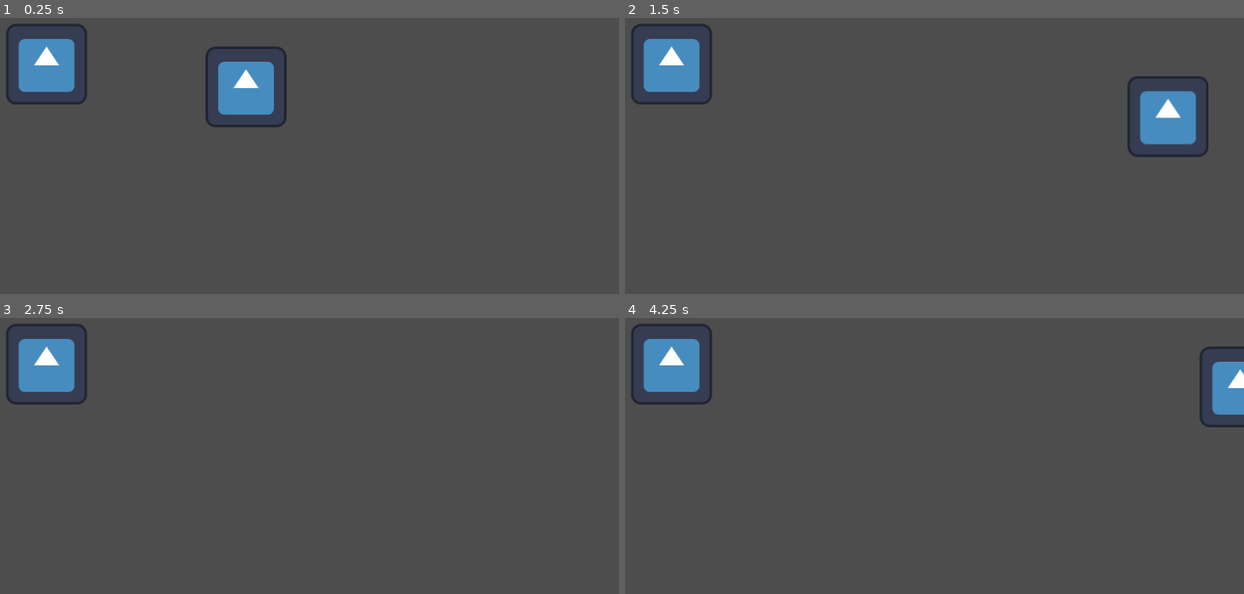
Above: before the commit, frames 1-4 (two rows, left to right).
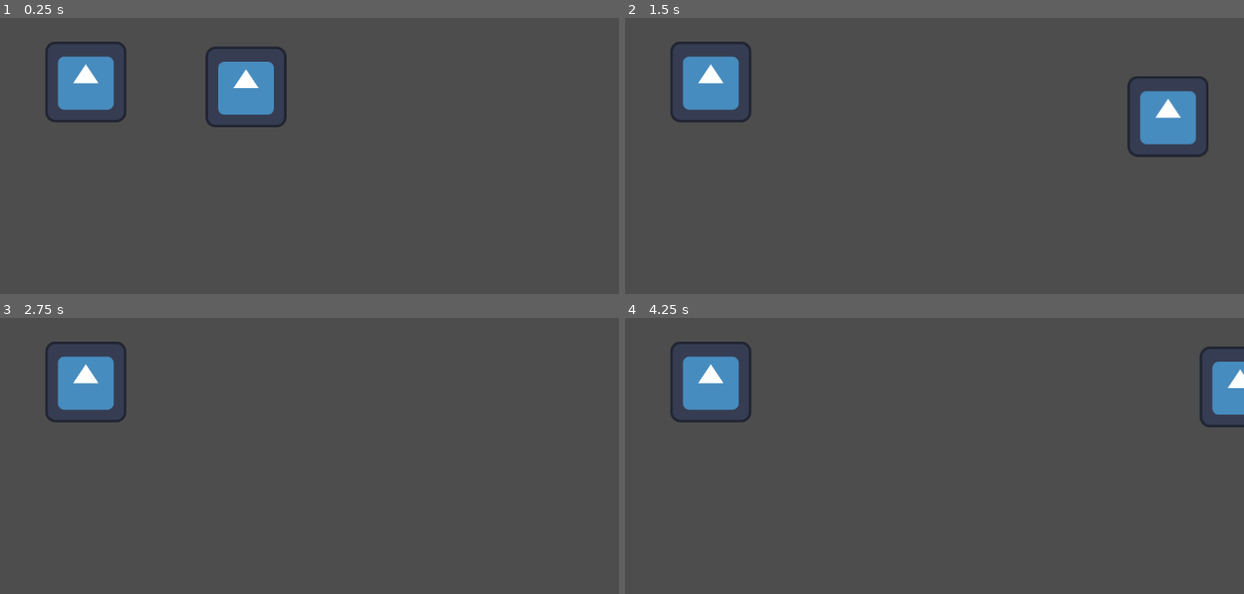
Above: after the commit, the same moments.

Repository: BenjaBelnap/Parry-God
Game: Godot game, scene res://Senes/main.tscn
The game is run twice, just before and just after one commit, with the same random seed, the same clock (stepped at 60 frames per second) and the same inputs. The engine's default icon, where the game draws it, is replaced by a stand-in: a white triangle on a blue panel in a dark square.
Inputs:
- Up to frame 1 (0.25 s): no input
- Up to frame 2 (1.5 s): tap Enter at 0.5 s; hold D (move_right) 0.53-1.28 s; hold S (move_down) from 1.28 s (still down)
- Up to frame 3 (2.75 s): release S (move_down) at 2.03 s; hold D (move_right) from 2.03 s (still down)
- Up to frame 4 (4.25 s): tap Space at 2.75 s; release D (move_right) at 2.78 s; hold W (move_up) 2.78-3.53 s; tap Enter at 3.5 s; hold A (move_left) from 3.53 s (still down)

The runs differ from the first frame. In frame 1, 3.6% of the frame differs, in the area x 1-21%, y 1-38%; in frame 2, 3.6%; in frame 3, 3.6%; in frame 4, 3.6%.

Commit message:
Made debug state machine

Diff:
--- /dev/null
+++ b/Scripts/DebugEnemy.gd
@@ -0,0 +1,55 @@
+extends CharacterBody2D
+
+enum State { IDLE, ATTACK }	# Define states
+
+@export var attack_interval = 2.0	# Seconds between attacks
+@export var attack_range = 100	# Distance to attack
+@export var attack_damage = 10	# Damage dealt
+
+@export var current_state = State.IDLE
+var player = null
+
+func _ready():
+	$Timer.wait_time = attack_interval
+	$Timer.start()
+
+	# Connect signals
+	$Area2D.connect("player_detected", _on_player_detected)
+	$Area2D.connect("player_lost", _on_player_lost)
+
+
+func _on_player_detected(new_player):
+	player = new_player
+	change_state(State.ATTACK)
+	print("attack")
+
+func _on_player_lost():
+	player = null
+	change_state(State.IDLE)
+	print("boring")
+
+
+func _process(delta):
+	match current_state:
+		State.IDLE:
+			look_for_player()
+		State.ATTACK:
+			attack()
+
+func look_for_player():
+	if player and global_position.distance_to(player.global_position) < attack_range:
+		change_state(State.ATTACK)
+
+func attack():
+	print("Enemy attacks!")  # Replace with actual attack logic
+	# Emit signal here if needed, like EventBus.emit_signal("enemy_attack")
+
+	$Timer.start()	# Restart attack timer
+
+func change_state(new_state):
+	current_state = new_state
+
+# Called when timer times out (Repeat attacks)
+func _on_Timer_timeout():
+	if current_state == State.ATTACK:
+		attack()
--- /dev/null
+++ b/Scripts/EnemyDetection.gd
@@ -0,0 +1,12 @@
+extends Area2D
+
+signal player_detected(player)
+signal player_lost
+
+func _on_body_entered(body):
+	if body.is_in_group("player"):  # Ensure the player is in the "player" group
+		emit_signal("player_detected", body)
+
+func _on_body_exited(body):
+	if body.is_in_group("player"):
+		emit_signal("player_lost")
--- a/Scripts/Player.gd
+++ b/Scripts/Player.gd
@@ -5,7 +5,9 @@
 
 # Called when the node enters the scene tree for the first time.
 func _ready():
-	pass # Replace with function body.
+	if is_in_group("player"):
+		print("Player is in the group!")
+
 
 
 func _physics_process(delta):
--- a/Senes/main.tscn
+++ b/Senes/main.tscn
@@ -1,16 +1,21 @@
-[gd_scene load_steps=4 format=3 uid="uid://dy4m8ss7nlmor"]
+[gd_scene load_steps=7 format=3 uid="uid://dy4m8ss7nlmor"]
 
 [ext_resource type="Script" path="res://Scripts/Player.gd" id="1_avws7"]
 [ext_resource type="Texture2D" uid="uid://bb2qihyijd2v1" path="res://icon.svg" id="1_eqsmv"]
+[ext_resource type="Script" path="res://Scripts/DebugEnemy.gd" id="3_5ywbv"]
+[ext_resource type="Script" path="res://Scripts/EnemyDetection.gd" id="4_0cfay"]
 
 [sub_resource type="CircleShape2D" id="CircleShape2D_gu3l8"]
 radius = 57.85
+
+[sub_resource type="CircleShape2D" id="CircleShape2D_fa4uc"]
+radius = 446.45
 
 [node name="Main" type="Node2D"]
 
 [node name="GameBoard" type="Node2D" parent="."]
 
-[node name="Player" type="CharacterBody2D" parent="GameBoard"]
+[node name="Player" type="CharacterBody2D" parent="GameBoard" groups=["player"]]
 position = Vector2(563, 320)
 script = ExtResource("1_avws7")
 acceleration = 3045
@@ -23,15 +28,30 @@
 [node name="Sprite2D" type="Sprite2D" parent="GameBoard/Player"]
 texture = ExtResource("1_eqsmv")
 
-[node name="Enemy" type="CharacterBody2D" parent="GameBoard"]
-position = Vector2(248, 284)
+[node name="DebugEnemy" type="CharacterBody2D" parent="GameBoard"]
+position = Vector2(310, 312)
+script = ExtResource("3_5ywbv")
 
-[node name="CollisionShape2D" type="CollisionShape2D" parent="GameBoard/Enemy"]
+[node name="CollisionShape2D" type="CollisionShape2D" parent="GameBoard/DebugEnemy"]
 z_index = 1
 shape = SubResource("CircleShape2D_gu3l8")
 debug_color = Color(0.972549, 0, 0.431373, 0.419608)
 
-[node name="Sprite2D" type="Sprite2D" parent="GameBoard/Enemy"]
+[node name="Sprite2D" type="Sprite2D" parent="GameBoard/DebugEnemy"]
 texture = ExtResource("1_eqsmv")
 
+[node name="Area2D" type="Area2D" parent="GameBoard/DebugEnemy"]
+position = Vector2(-248, -284)
+script = ExtResource("4_0cfay")
+
+[node name="CollisionShape2D" type="CollisionShape2D" parent="GameBoard/DebugEnemy/Area2D"]
+position = Vector2(248, 284)
+shape = SubResource("CircleShape2D_fa4uc")
+
+[node name="Timer" type="Timer" parent="GameBoard/DebugEnemy"]
+
 [node name="MainMenu" type="Node2D" parent="."]
+
+[connection signal="body_entered" from="GameBoard/DebugEnemy/Area2D" to="GameBoard/DebugEnemy/Area2D" method="_on_body_entered"]
+[connection signal="body_exited" from="GameBoard/DebugEnemy/Area2D" to="GameBoard/DebugEnemy/Area2D" method="_on_body_exited"]
+[connection signal="player_detected" from="GameBoard/DebugEnemy/Area2D" to="GameBoard/DebugEnemy" method="_on_player_detected"]
